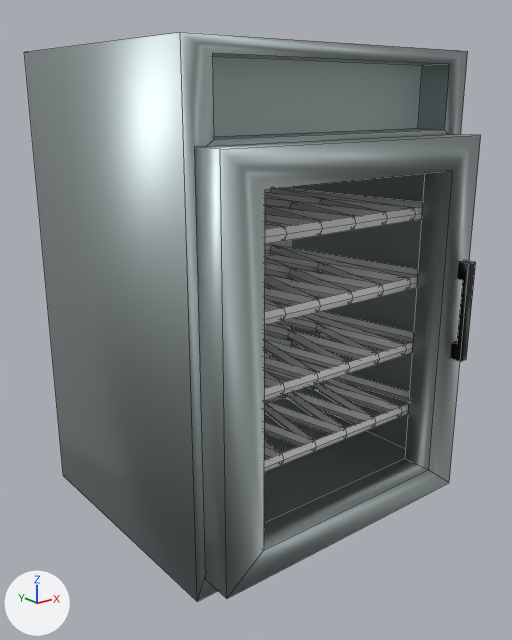
The Blender file BlenderModels/GasStation/Interior/Fridges.blend: old version first, new version second.
Camera for both pictures: a 50 mm lens placed at (-1.98, -2.5, 1.81), pointed at (-0.05, -0.09, 0.84). The axes (+X, +Y, +Z) are drawn at lower left. The lights are the same throughout. The first picture is the older version. Mesh edges are drawn as thin lines.

Script lines for the objects in view, before the commit:
```python
ob_doorhandle = bpy.data.objects.new('DoorHandle', me_cube_007)
ob_doorhandle.location = (-0.02, -0.017, 0.0)
ob_fridge_door = bpy.data.objects.new('Fridge Door', me_cube_002)
ob_fridge_door.location = (-0.039, -0.01, 0.0)
ob_fridges = bpy.data.objects.new('Fridges', me_cube)
ob_fridges.location = (-0.045, 0.0, 0.0)
ob_fridgeshelves = bpy.data.objects.new('FridgeShelves', me_plane_002)
ob_fridgeshelves.location = (-0.042, -0.112, 0.434)
ob_fridgeshelves.scale = (0.628, 0.466, 1.0)
```
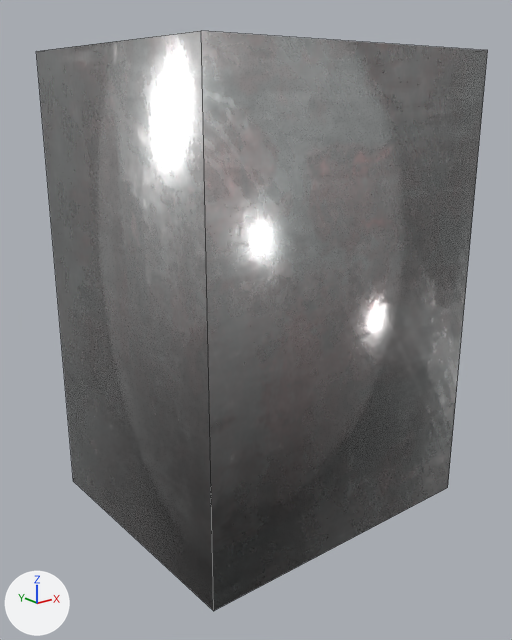
Pixel boxes (x1, y1, x2, y2) of what changed, in the pictures (512 x 640 px):
'Fridges', surface changed, moved, turned: before (25, 32, 468, 601); after (36, 31, 488, 611)
'Fridge Door', deleted: before (195, 134, 481, 598)
'FridgeShelves', reshaped, modifiers changed (not visible afterwards): before (264, 188, 422, 472)
'DoorHandle', deleted (black): before (450, 260, 476, 361)

The change, as a list of edits to the scene's bpy script:
```text
Change mat_fridgebody:
    remove # nodes: BsdfPrincipled, OutputMaterial
    remove # colours: grey #afb9b9
    nodes: BsdfPrincipled, Displacement, Mapping, NormalMap, OutputMaterial, TexCoord, TexImage x5
    uses the picture img_metal055a_1k_png_color_png_002
    uses the picture img_metal055a_1k_png_displacement_png
    uses the picture img_metal055a_1k_png_metalness_png_001
    uses the picture img_metal055a_1k_png_normalgl_png
    uses the picture img_metal055a_1k_png_roughness_png_001
Change me_cube:
    remove me_cube.from_pydata(...)  # 24 vertices, 18 faces; spans x -0.7..0.7, y -0.6..0.6, z -0.01..1.99
    add me_cube.from_pydata(...)  # 24 vertices, 18 faces; spans x -0.73..0.67, y -0.68..0.52, z -0.01..1.99
    me_cube part 1: the whole mesh is turned -180 degrees about the z axis through its middle, then moved by (-0.03, -0.08, 0.0)
Change me_plane_002:
    used by ob_fridgeshelves; location = (-0.042, -0.112, 0.434); scale = (0.628, 0.466, 1.0)
    remove me_plane_002.from_pydata(...)  # 16 vertices, 7 faces; spans x -1.0..1.0, y -1.0..1.0, z 0.0
    add me_plane_002.from_pydata(...)  # 936 vertices, 1152 faces; spans x -0.68..0.63, y -0.47..0.52, z 0.41..1.37
    me_plane_002 part 2: 16 vertices removed from x -1.0..1.0, y -1.0..1.0, z 0.0; 936 vertices added at x -0.68..0.63, y -0.47..0.52, z 0.41..1.37
Change ob_fridges:
    ob_fridges.location: (-0.045, 0.0, 0.0) -> (0.0, 0.0, 0.0)
Remove ob_fridge_door:
    ob_fridge_door = bpy.data.objects.new('Fridge Door', me_cube_002)
Remove ob_doorhandle:
    ob_doorhandle = bpy.data.objects.new('DoorHandle', me_cube_007)
Change ob_fridgeshelves:
    remove _m = ob_fridgeshelves.modifiers.new('Subdivision', 'SUBSURF')
    remove _m.subdivision_type = 'SIMPLE'
    remove _m.levels = 4
    remove _m = ob_fridgeshelves.modifiers.new('Decimate', 'DECIMATE')
    remove _m.decimate_type = 'UNSUBDIV'
    remove _m.ratio = 0.432
    remove _m.iterations = 6
    remove _m.angle_limit = 0.18
    remove _m.use_symmetry = True
    remove _m.symmetry_axis = 'Y'
    remove _m = ob_fridgeshelves.modifiers.new('Wireframe', 'WIREFRAME')
    remove _m.thickness = 0.053
    remove _m.use_boundary = True
    remove _m = ob_fridgeshelves.modifiers.new('Array', 'ARRAY')
    remove _m.count = 4
    remove _m.relative_offset_displace = (0.0, 0.0, 5.7)
```
